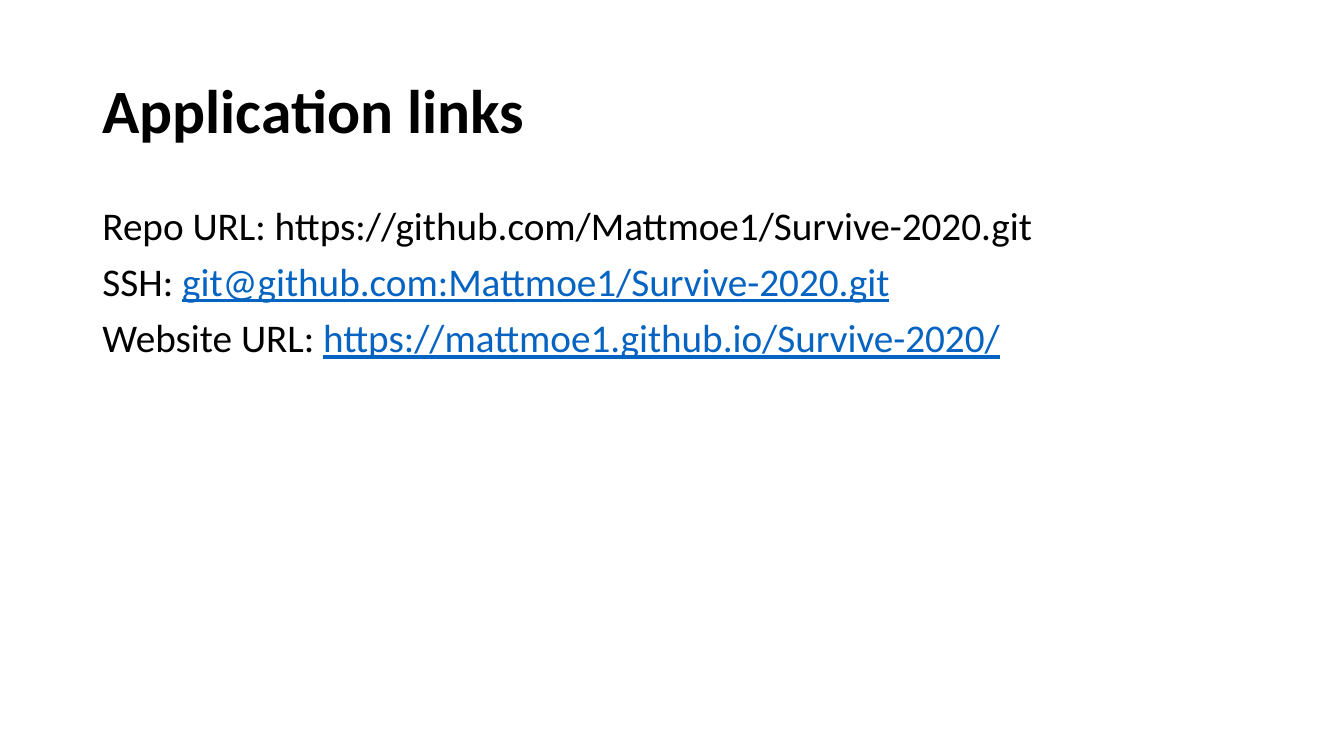
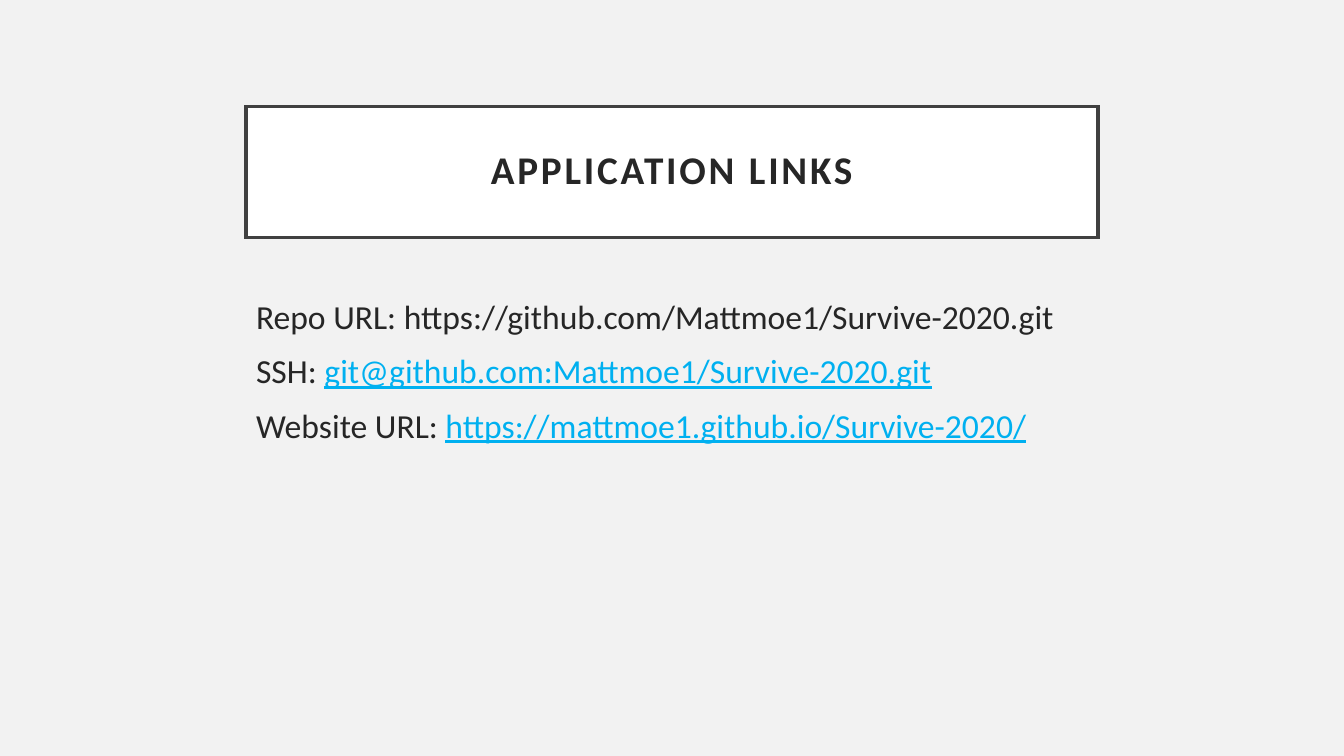
Before and after one commit to Mattmoe1/Survive-2020, a slide deck: slide 8 of story/project1_presentation.pptx (slide 7 before the commit). Drawn at 1344x756 pixels with LibreOffice and Linux fonts; fonts in the diff are those of the drawing. Boxes give left, top, right and bottom in pixels: in the first picture for what was removed or moved away, otherwise in the second. Text is boxed around its words. In the diff, an @@ line names an element or a change of style, - is before the commit and + after.

```diff
--- a/story/project1_presentation.pptx
+++ b/story/project1_presentation.pptx
@@ background #FFFFFF to #F2F2F2 @@
@@ title "APPLICATION LINKS": place and size @@
-title "APPLICATION LINKS" at [102, 89, 524, 143]
+title "APPLICATION LINKS" at [246, 106, 1098, 237]
@@ title "APPLICATION LINKS" at [246, 106, 1098, 237]: fill none to #FFFFFF; outline none to #404040 2.5 pt @@
@@ title at [491, 158, 853, 185]: text changed; size 44 to 28 pt; text colour #000000 to #262626 @@
-Application links
+APPLICATION LINKS
@@ text "Repo URL: https://github.com/Mattmoe1/Survive-2020.git": place and size @@
-text "Repo URL: https://github.com/Mattmoe1/Survive-2020.git" at [102, 212, 1032, 359]
+text "Repo URL: https://github.com/Mattmoe1/Survive-2020.git" at [256, 305, 1054, 444]
@@ text "Repo URL: https://github.com/Mattmoe1/Survive-2020.git" at [256, 305, 1054, 444]: size 28 to 24 pt; text colour #000000 to #262626 in "Repo URL: https://github.com/Mattmoe1/Survive-2020.git", "SSH:", "Website URL:"; text colour #0563C1 to #00B0F0 in "git@github.com:Mattmoe1/Survive-2020.git", "https://mattmoe1.github.io/Survive-2020/"; line spacing 0.9 to 1 @@
```
Also in this commit, not shown: 6 other slides changed, 1 slide added, 1 other file.
